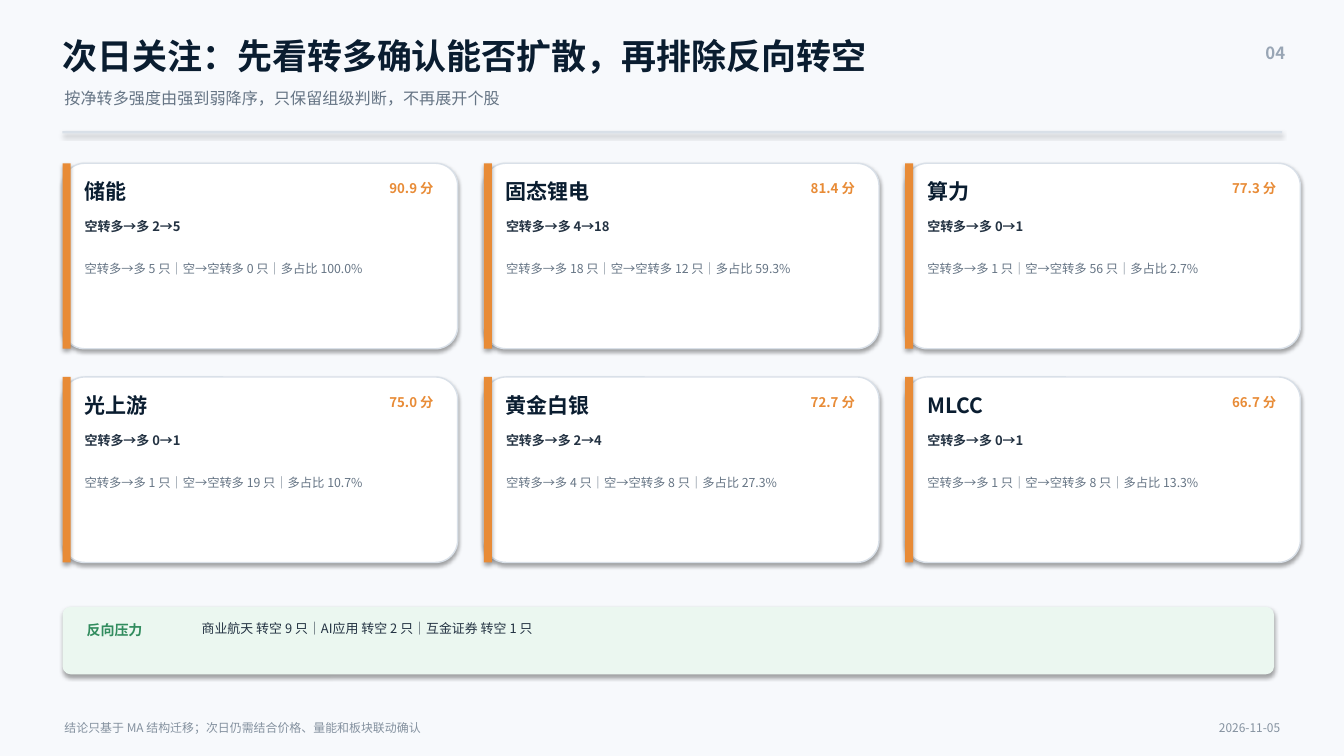
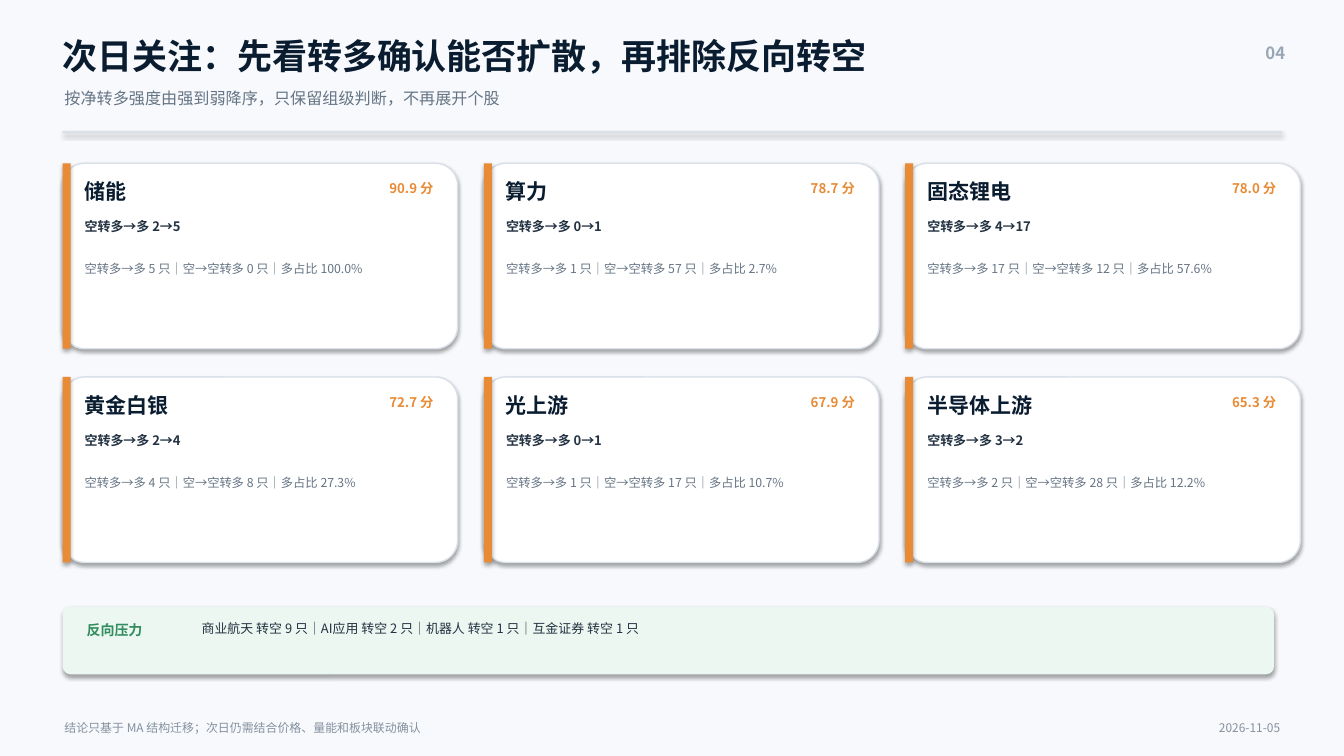
Before and after one commit to nancybhc/a-share-blast-lab, a slide deck: slide 4 of assets/多空阶段简报_2026-11-05.pptx. Drawn at 1344x756 pixels with LibreOffice and Linux fonts; fonts in the diff are those of the drawing. Boxes give left, top, right and bottom in pixels: in the first picture for what was removed or moved away, otherwise in the second. Text is boxed around its words. In the diff, an @@ line names an element or a change of style, - is before the commit and + after.

```diff
--- a/assets/多空阶段简报_2026-11-05.pptx
+++ b/assets/多空阶段简报_2026-11-05.pptx
@@ text at <box>506,181,548,201</box>: text changed @@
-固态锂电
+算力
@@ text at <box>811,182,855,194</box>: text changed @@
-81.4 分
+78.7 分
@@ text at <box>927,181,1011,201</box>: text changed @@
-算力
+固态锂电
@@ text at <box>1232,182,1276,194</box>: text changed @@
-77.3 分
+78.0 分
@@ text at <box>506,220,602,232</box>: text changed @@
-空转多→多 4→18
+空转多→多 0→1
@@ text at <box>927,220,1031,232</box>: text changed @@
-空转多→多 0→1
+空转多→多 4→17
@@ text at <box>506,262,777,274</box>: text changed @@
-空转多→多 18 只｜空→空转多 12 只｜多占比 59.3%
+空转多→多 1 只｜空→空转多 57 只｜多占比 2.7%
@@ text at <box>927,262,1212,274</box>: text changed @@
-空转多→多 1 只｜空→空转多 56 只｜多占比 2.7%
+空转多→多 17 只｜空→空转多 12 只｜多占比 57.6%
@@ text at <box>85,395,169,415</box>: text changed @@
-光上游
+黄金白银
@@ text at <box>389,396,433,408</box>: text changed @@
-75.0 分
+72.7 分
@@ text at <box>506,395,569,415</box>: text changed @@
-黄金白银
+光上游
@@ text at <box>811,396,855,408</box>: text changed @@
-72.7 分
+67.9 分
@@ text at <box>927,395,1032,415</box>: text changed @@
-MLCC
+半导体上游
@@ text at <box>1232,396,1276,408</box>: text changed @@
-66.7 分
+65.3 分
@@ text at <box>85,434,180,446</box>: text changed @@
-空转多→多 0→1
+空转多→多 2→4
@@ text at <box>506,434,602,446</box>: text changed @@
-空转多→多 2→4
+空转多→多 0→1
@@ text at <box>927,434,1023,446</box>: text changed @@
-空转多→多 0→1
+空转多→多 3→2
@@ text at <box>85,476,356,488</box>: text changed @@
-空转多→多 1 只｜空→空转多 19 只｜多占比 10.7%
+空转多→多 4 只｜空→空转多 8 只｜多占比 27.3%
@@ text at <box>506,476,784,488</box>: text changed @@
-空转多→多 4 只｜空→空转多 8 只｜多占比 27.3%
+空转多→多 1 只｜空→空转多 17 只｜多占比 10.7%
@@ text at <box>927,476,1205,488</box>: text changed @@
-空转多→多 1 只｜空→空转多 8 只｜多占比 13.3%
+空转多→多 2 只｜空→空转多 28 只｜多占比 12.2%
@@ text at <box>202,622,639,635</box>: text changed @@
-商业航天 转空 9 只｜AI应用 转空 2 只｜互金证券 转空 1 只
+商业航天 转空 9 只｜AI应用 转空 2 只｜机器人 转空 1 只｜互金证券 转空 1 只
```
Also in this commit, not shown: 2 other slides changed, 8 other files.
